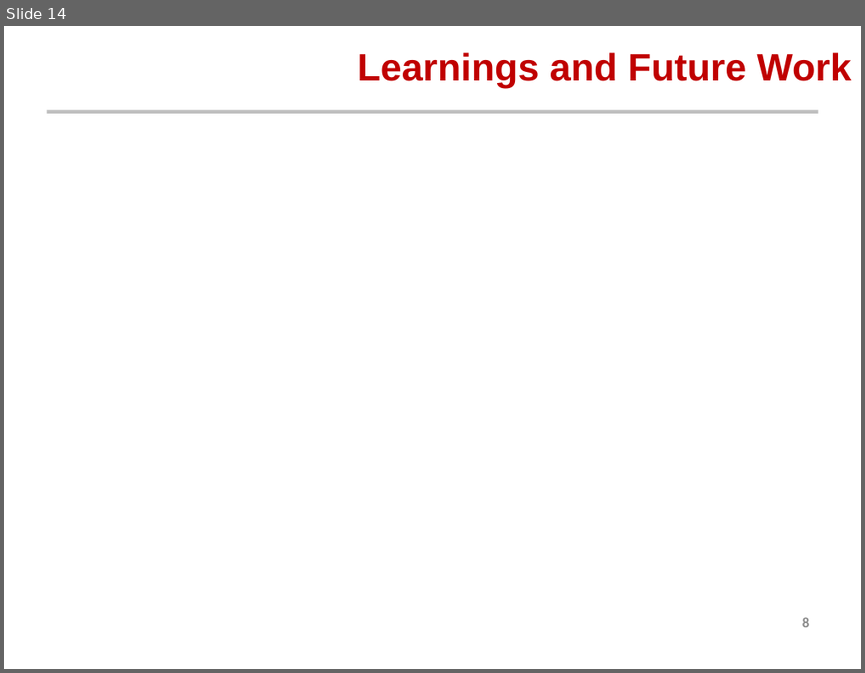
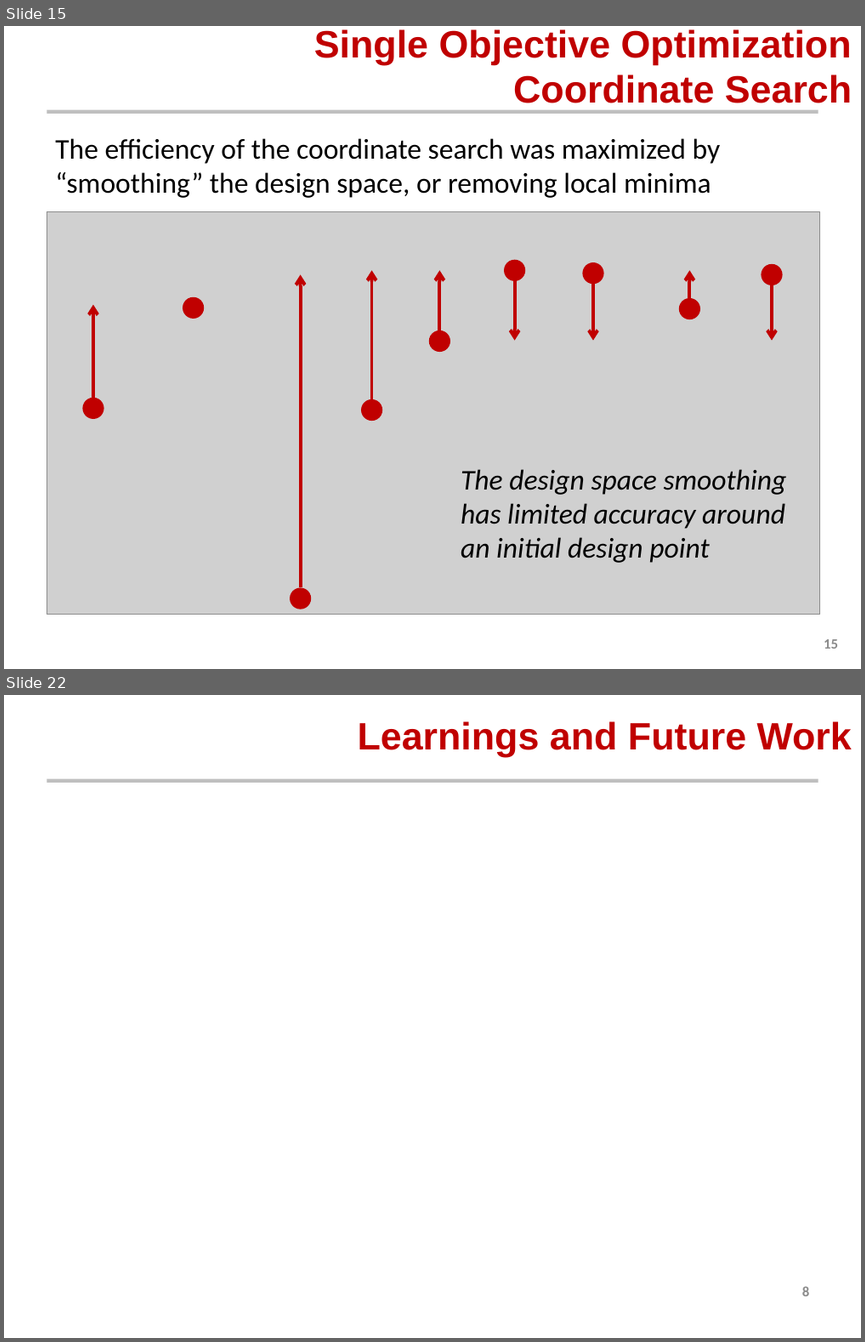
Before and after one commit to AeroSigma/Mars2040, a slide deck: MSDO/Assignment5/Mars 2040 Optimization Presentation.pptx. Shown one above the other, each under a label of ours: slide 14 before the commit, slides 15 and 22 after it; the slides between them are not shown. The pictures are 865x673 and 865x1342 pixels, drawn with LibreOffice and Linux fonts; fonts in the diff are those of the drawing; grey boxes stand for pictures; background and template pictures are left out. Boxes give left, top, right and bottom in pixels: in the first picture for what was removed or moved away, otherwise in the second. Text is boxed around its words. In the diff, an @@ line names an element or a change of style, - is before the commit and + after.

```diff
--- a/MSDO/Assignment5/Mars 2040 Optimization Presentation.pptx
+++ b/MSDO/Assignment5/Mars 2040 Optimization Presentation.pptx
@@ slide 15 added at (4,26,861,669), background #FFFFFF; not listed: 1 template element that a slide beside it also shows @@
@@ title added at (314,29,851,103), 32 pt, text #C00000, bold @@
+Single Objective Optimization
+Coordinate Search
@@ text added at (55,138,721,198), 24 pt, text #000000 @@
+The efficiency of the coordinate search was maximized by “smoothing” the design space, or removing local minima
@@ picture added at (46,212,820,614) @@
@@ arrow added from (301, 587) to (301, 274), #C00000 2.75 pt @@
@@ arrow added from (371, 398) to (371, 270), #C00000 2.75 pt @@
@@ arrow added from (439, 330) to (439, 270), #C00000 2.75 pt @@
@@ ellipse added at (504,260,525,281), fill #C00000 @@
@@ arrow added from (515, 260) to (515, 340), #C00000 2.75 pt @@
@@ ellipse added at (582,262,604,284), fill #C00000 @@
@@ arrow added from (594, 262) to (594, 340), #C00000 2.75 pt @@
@@ arrow added from (689, 298) to (689, 270), #C00000 2.75 pt @@
@@ ellipse added at (760,264,782,285), fill #C00000 @@
@@ arrow added from (772, 264) to (772, 340), #C00000 2.75 pt @@
@@ arrow added from (93, 397) to (93, 305), #C00000 2.75 pt @@
@@ ellipse added at (182,297,204,318), fill #C00000 @@
@@ ellipse added at (679,298,701,319), fill #C00000 @@
@@ ellipse added at (429,330,450,352), fill #C00000 @@
@@ ellipse added at (83,397,104,419), fill #C00000 @@
@@ ellipse added at (361,398,383,420), fill #C00000 @@
@@ text added at (460,469,787,562), 24 pt, text #000000, italic @@
+The design space smoothing has limited accuracy around an initial design point
@@ ellipse added at (290,587,311,608), fill #C00000 @@
@@ page number added at (823,639,838,648), 12 pt, text #8C8C8C, bold @@
+15
@@ what was slide 14 is now slide 22 @@
```
Also in this commit, not shown: 10 slides changed, 7 other slides added, 4 other files.
